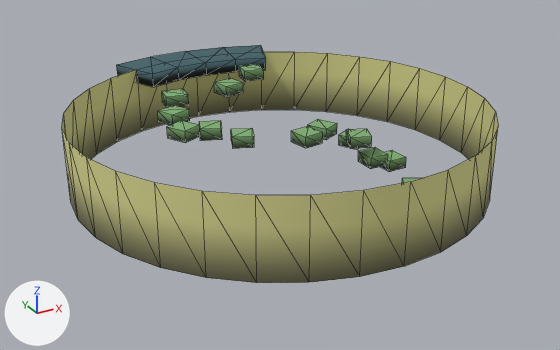
Two versions of the glTF model assets/chunks/Chunk01.glb, one commit apart.
Camera for both pictures: a 50 mm lens placed at (-50.5, -91.9, 46.1), pointed at (-0.8, -1.5, 0.9). The axes (+X, +Y, +Z) are drawn at lower left. The lights are the same throughout. The older version comes first. Mesh edges are drawn as thin lines. Objects named as collision shapes, trigger or cutter boxes, shadow casters or lower levels of detail are left out. Where no turn or scale is listed for an object, it has been applied to the vertices. Vertices at exactly the same position are counted once.

The first picture shows 'Chunk01'.
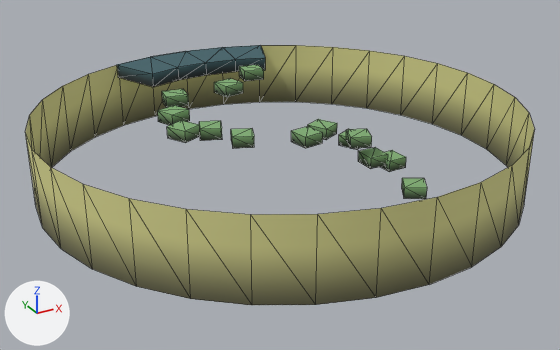
Edits to the bpy script that builds the scene:
```text
Change me_cylinder_028:
    used by ob_chunk01; location = (0.0, 0.0, 0.0)
    remove me_cylinder_028.from_pydata(...)  # 204 vertices, 280 faces; spans x -30.0..30.0, y -30.0..34.7, z -1.1..10.8
    add me_cylinder_028.from_pydata(...)  # 204 vertices, 280 faces; spans x -34.6..34.6, y -34.6..34.7, z -1.1..10.8
    me_cylinder_028 part 1: the loose piece of 64 vertices spanning x -30.0..30.0, y -30.0..30.0, z 0.0..10.8 is scaled about its middle by (1.15, 1.15, 1)
```

What differs and where, as boxes (x1, y1, x2, y2) in the pictures (560 x 350 px; the box of a moved part takes in the faces that stretch with it):
'Chunk01', reshaped (17% wider, 9% taller): before (62, 45, 498, 283); after (25, 45, 535, 305)
part 1 of me_cylinder_028, moved or reshaped: before (62, 52, 498, 283); after (25, 45, 535, 305)
